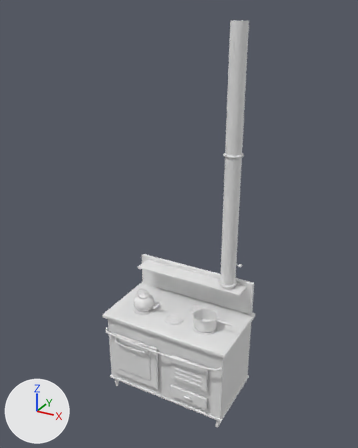
One commit to the glTF model src/assets/models/furniture/stove.glb: the scene before it, then after it.
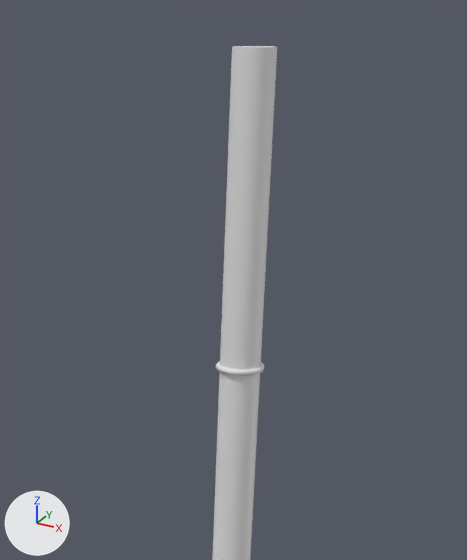
Old and new are each drawn whole from a camera (50 mm lens) standing at (2.06, -3.73, 3.81) and looking at (0.0, 0.01, 1.94) and again close up on the part from 37% to 92% of the width and 0% to 53% of the height. Every picture has the same lights, and +X, +Y and +Z are marked at lower left. The first two pictures are the older version. Materials are left out; every surface is plain grey. Where no turn or scale is listed for an object, it has been applied to the vertices. Vertices at exactly the same position are counted once.

The older version as bpy lines, for what is in view:
```python
me_mesh_0 = bpy.data.meshes.new('Mesh_0')
me_mesh_0.from_pydata(...)  # 2842 vertices, 5492 faces; spans x -0.65..0.65, y -0.38..0.38, z -0.01..3.7
me_mesh_0.materials.append(mat_mat_iron_ffffff)
me_mesh_2 = bpy.data.meshes.new('Mesh_2')
me_mesh_2.from_pydata(...)  # 756 vertices, 1480 faces; spans x -0.68..0.68, y -0.39..0.4, z 0.33..2.61
me_mesh_2.materials.append(mat_mat_iron_5a5a5a)
ob_mesh_0 = bpy.data.objects.new('Mesh_0', me_mesh_0)
ob_mesh_0.location = (0.0, 0.0, 0.0)
ob_mesh_2 = bpy.data.objects.new('Mesh_2', me_mesh_2)
ob_mesh_2.location = (0.0, 0.0, 0.0)
```
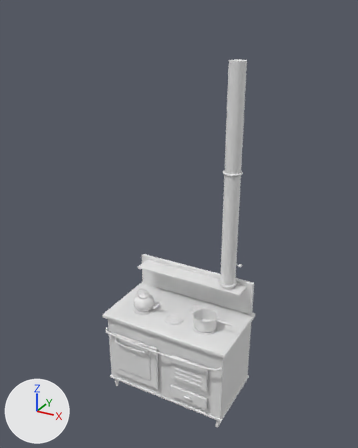
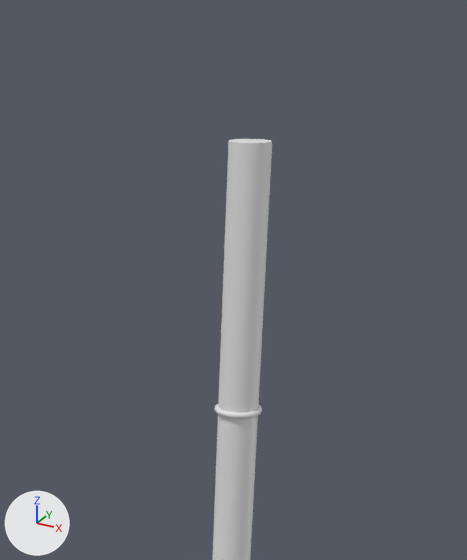
Where the change shows, as pixel boxes [x1, y1, x2, y2] in the close-ups (467 x 560 px; the box of a moved part takes in the faces that stretch with it):
'Mesh_2', reshaped: before [216, 361, 264, 376]; after [214, 404, 262, 419]
part 1 of me_mesh_0, moved or reshaped: before [218, 46, 277, 428]; after [218, 139, 272, 428]

The change, as a diff of the scene's bpy script:
```diff
--- a/src/assets/models/furniture/stove.glb.py
+++ b/src/assets/models/furniture/stove.glb.py
@@ me_mesh_0 @@
 # used by ob_mesh_0; location = (0.0, 0.0, 0.0)
-me_mesh_0.from_pydata(...)  # 2842 vertices, 5492 faces; spans x -0.65..0.65, y -0.38..0.38, z -0.01..3.7
+me_mesh_0.from_pydata(...)  # 2842 vertices, 5492 faces; spans x -0.65..0.65, y -0.38..0.38, z -0.01..3.4
+# me_mesh_0 part 1: 17 vertices moved from x 0.34..0.49, y 0.18..0.33, z 3.7 to x 0.34..0.49, y 0.18..0.33, z 3.4
+# other edits to the shape of me_mesh_0 do not show in these pictures
@@ me_mesh_2 @@
 # used by ob_mesh_2; location = (0.0, 0.0, 0.0)
-me_mesh_2.from_pydata(...)  # 756 vertices, 1480 faces; spans x -0.68..0.68, y -0.39..0.4, z 0.33..2.61
+me_mesh_2.from_pydata(...)  # 756 vertices, 1480 faces; spans x -0.68..0.68, y -0.39..0.4, z 0.33..2.45
+# me_mesh_2 part 2: the loose piece of 192 vertices spanning x 0.33..0.51, y 0.16..0.35, z 2.59..2.61 is moved by (0.0, 0.0, -0.16)
```
